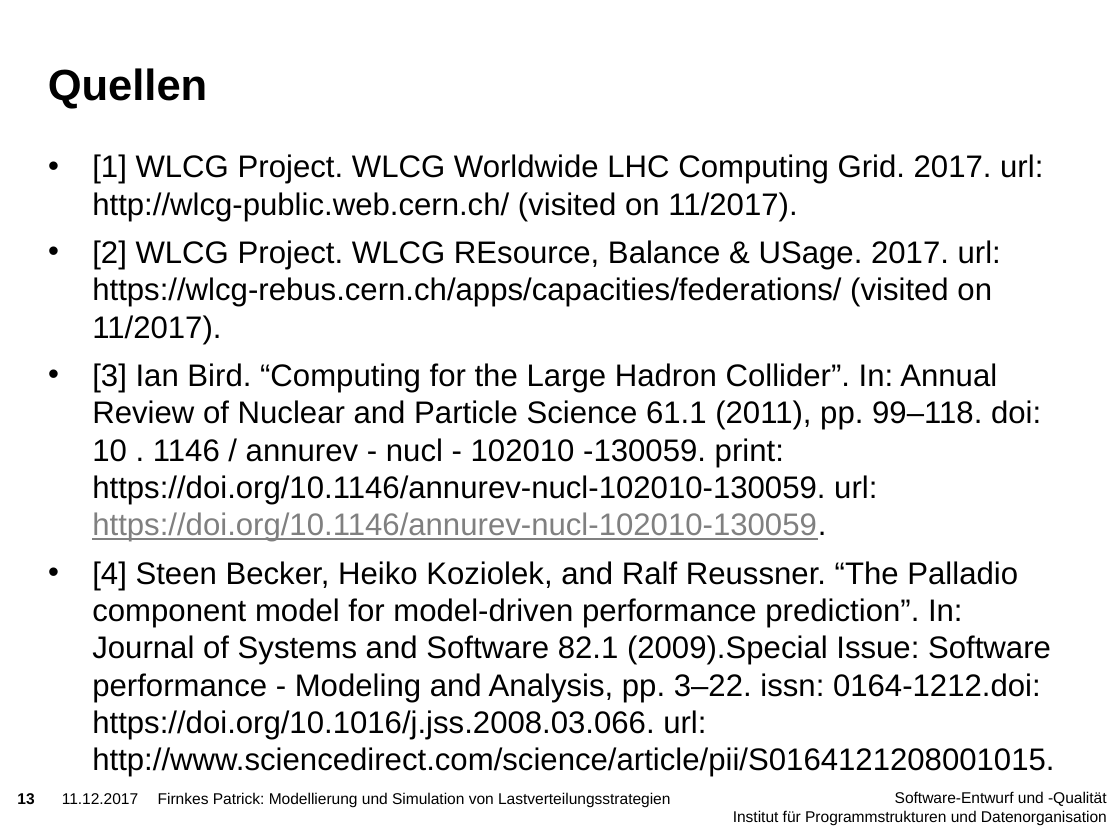
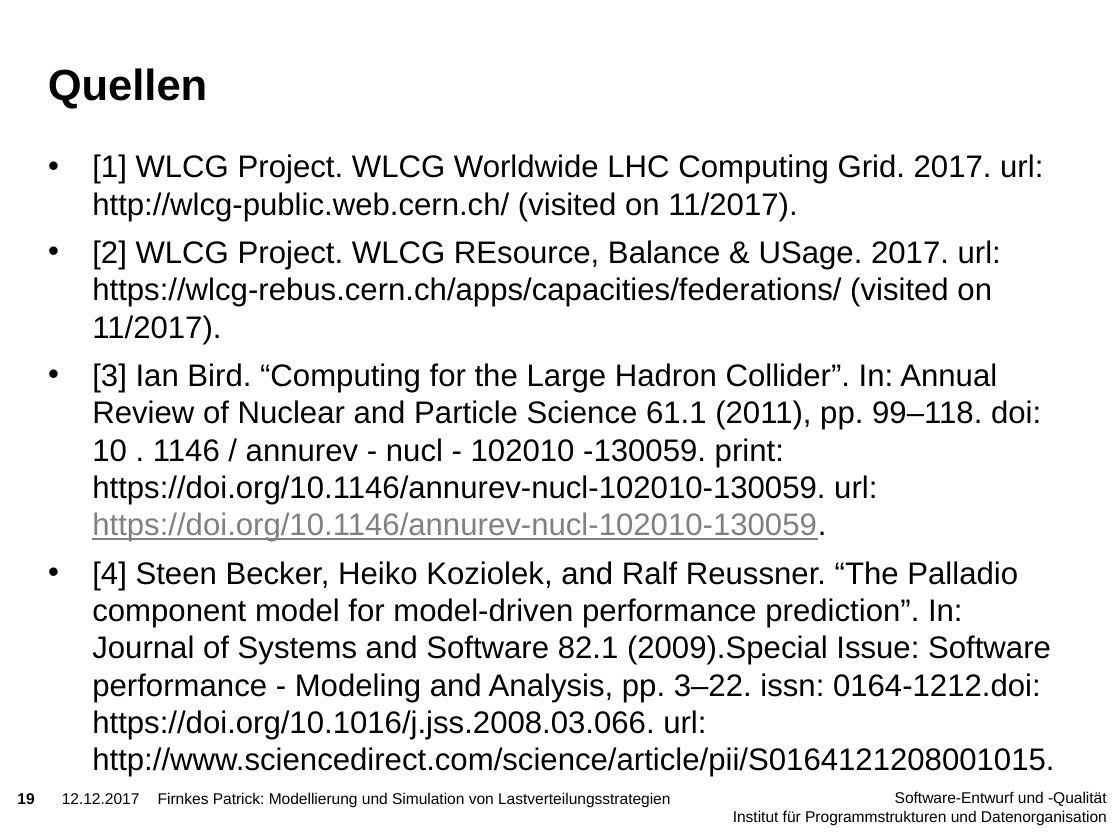
Before and after one commit to PatFirn/wlcg-loadbalancing, a slide deck: slide 19 of presentations/state-of-the-art.pptx (slide 13 before the commit). Drawn at 1120x840 pixels with LibreOffice and Linux fonts; fonts in the diff are those of the drawing; background and template pictures are left out. Boxes give left, top, right and bottom in pixels: in the first picture for what was removed or moved away, otherwise in the second. Text is boxed around its words. In the diff, an @@ line names an element or a change of style, - is before the commit and + after.

```diff
--- a/presentations/state-of-the-art.pptx
+++ b/presentations/state-of-the-art.pptx
@@ page number at [17, 793, 34, 804]: text changed @@
-13
+19
@@ text at [62, 793, 140, 804]: text changed @@
-11.12.2017
+12.12.2017
```
Also in this commit, not shown: 17 other slides changed, 5 slides added, 2 other files.
